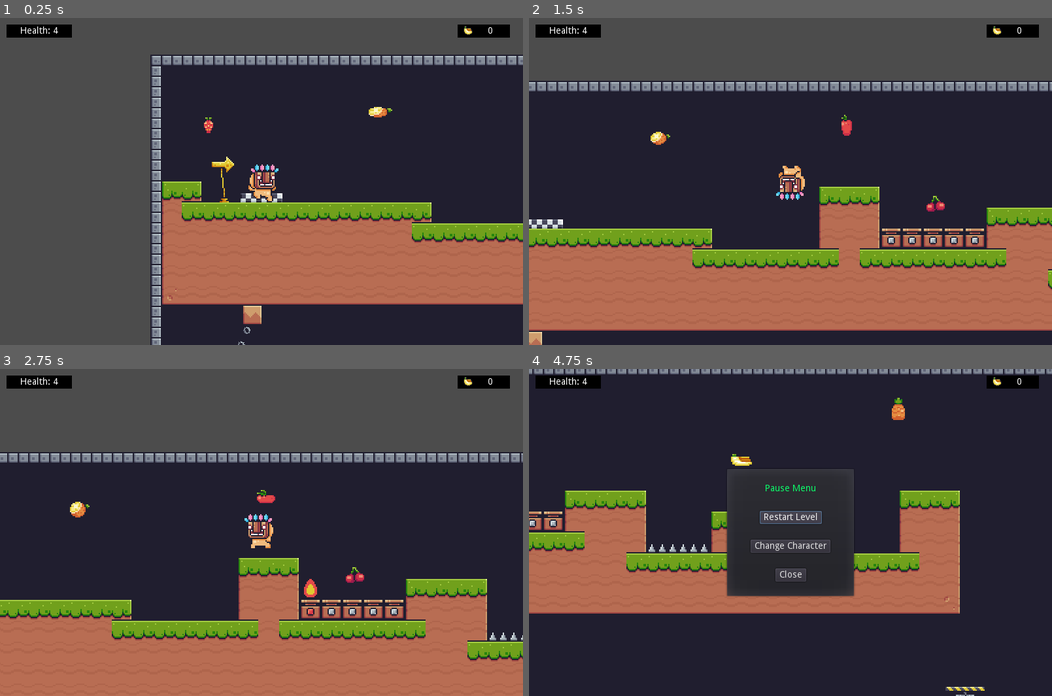
Above: before the commit, frames 1-4 (two rows, left to right).
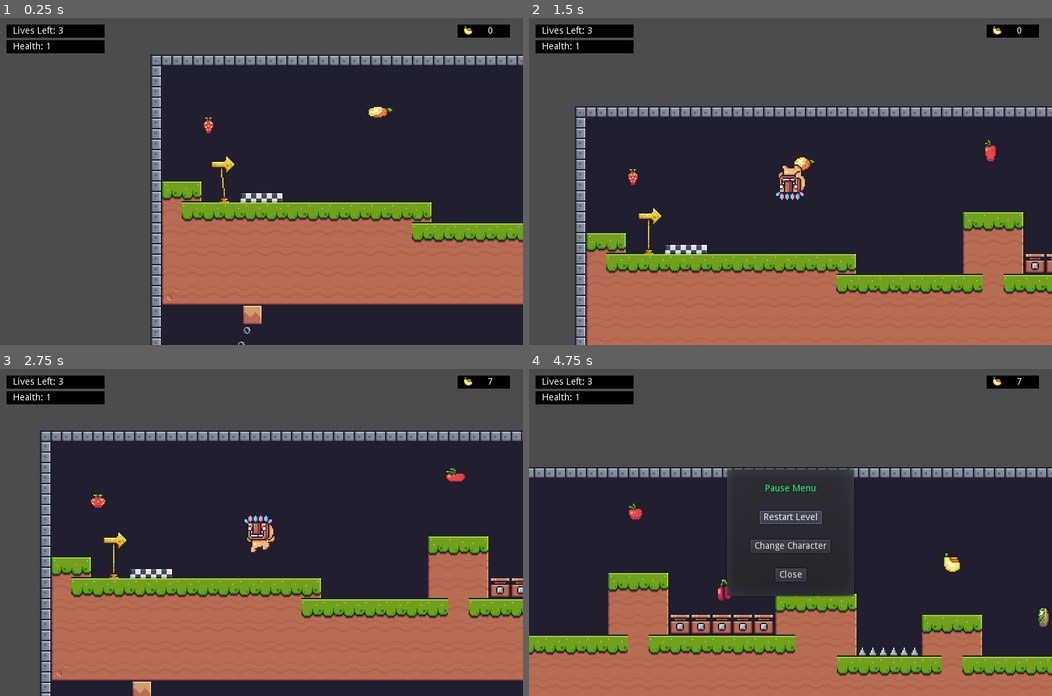
Above: after the commit, the same moments.

Repository: AJBoyle31/jack-zoey-adventure
Game: Godot game, scene res://levels/TestLevel.tscn
Same seed, same stepped clock (60 frames per second), same inputs: the game is played once before the commit and once after it. The project has no main scene, so this scene is started directly.
Inputs:
- Up to frame 1 (0.25 s): no input
- Up to frame 2 (1.5 s): hold W (jump) 0.53-1.28 s; hold Right (move_right) from 0.53 s (still down); tap W (jump) at 1.35 s
- Up to frame 3 (2.75 s): tap W (jump) at 1.52, 1.82 s; release Right (move_right) at 2.03 s; hold A (move_left) from 2.03 s (still down); hold W (jump) from 2.03 s (still down)
- Up to frame 4 (4.75 s): release A (move_left) at 2.78 s; release W (jump) at 2.78 s; hold Right (move_right) 2.78-4.25 s; tap W (jump) at 2.85, 3.02, 3.32 s; hold W (jump) 3.53-4.25 s; tap P (pause_menu) at 4.15 s; click "Restart Level" at 4.25 s

The runs differ from the first frame. In frame 1, 1.4% of the frame differs, in the area x 1-54%, y 2-56%; in frame 2, 36%; in frame 3, 38%; in frame 4, 68%, in the area x 0-100%, y 0-100%.

Commit message:
finally figured out player

Diff:
--- a/checkpoints/Start.gd
+++ b/checkpoints/Start.gd
@@ -1,13 +1,11 @@
 extends AnimatedSprite
 
-var player = preload("res://player/Player.tscn")
+
 
 
 func _ready():
 	play("moving")
-	var spawn = player.instance()
-	spawn.global_position = Vector2(global_position.x + 11, global_position.y)
-	get_parent().call_deferred("add_child", spawn)
+
 
 
 
--- a/effects/AppearingEffect.gd
+++ b/effects/AppearingEffect.gd
@@ -1,13 +1,9 @@
 extends AnimatedSprite
-
-
 
 func _ready():
 	frame = 0
 	play()
 
 
-
-
 func _on_AppearingEffect_animation_finished():
 	queue_free()
--- a/effects/DisappearingEffect.gd
+++ b/effects/DisappearingEffect.gd
@@ -1,6 +1,4 @@
 extends AnimatedSprite
-
-
 
 
 func _ready():
--- a/hud/CharacterSelect.gd
+++ b/hud/CharacterSelect.gd
@@ -31,3 +31,4 @@
 func change_character(_character):
 	hide()
 	Stats.character = _character
+	get_tree().set_pause(false)
--- a/hud/HUD.gd
+++ b/hud/HUD.gd
@@ -17,6 +17,8 @@
 onready var health = $Health/Health/Label
 onready var pauseMenu = $PauseMenu
 onready var characterSelect = $CharacterSelect
+onready var lives = $Health/Lives/Label
+onready var gameOver = $GameOver
 
 
 var t = true
@@ -24,8 +26,11 @@
 func _ready():
 	Score.connect("score_changed", self, "update_score")
 	Stats.connect("health_changed", self, "update_health")
+	Stats.connect("lives_changed", self, "update_lives")
 	pauseMenu.connect("change_player", self, "show_characters")
 	update_health(Stats.health)
+	update_lives(Stats.lives)
+	gameOver.visible = false
 
 
 func _process(_delta):
@@ -45,11 +50,18 @@
 #	scorekeeper_children[1].text = _score
 #	score.add_child(scorekeeper)
 
-func update_health(value):
-	health.text = "Health: " + str(value)
+func update_health(_value):
+	health.text = "Health: " + str(_value)
 
-func update_score(value):
-	score.text = str(value)
+
+func update_score(_value):
+	score.text = str(_value)
+
+func update_lives(_value):
+	if _value >= 0:
+		lives.text = "Lives Left: " + str(_value)
+	elif _value < 0:
+		gameOver.visible = true
 
 
 func _on_Restart_pressed():
@@ -59,3 +71,7 @@
 func show_characters():
 	pauseMenu.hide()
 	characterSelect.show()
+
+
+func _on_RestartButton_pressed():
+	get_tree().reload_current_scene()
--- a/hud/HUD.tscn
+++ b/hud/HUD.tscn
@@ -20,30 +20,49 @@
 gradient = SubResource( 3 )
 
 [node name="HUD" type="CanvasLayer"]
+pause_mode = 2
 script = ExtResource( 3 )
 
-[node name="Health" type="HBoxContainer" parent="."]
+[node name="Health" type="VBoxContainer" parent="."]
 margin_left = 10.0
 margin_top = 10.0
 margin_right = 160.0
 margin_bottom = 30.0
 rect_min_size = Vector2( 150, 20 )
+
+[node name="Lives" type="NinePatchRect" parent="Health"]
+margin_right = 150.0
+margin_bottom = 20.0
+rect_min_size = Vector2( 115, 20 )
+texture = SubResource( 2 )
+__meta__ = {
+"_edit_use_anchors_": false
+}
+
+[node name="Label" type="Label" parent="Health/Lives"]
+margin_left = 10.0
+margin_right = 100.0
+margin_bottom = 20.0
+rect_min_size = Vector2( 100, 20 )
+text = "Lives Left: ?"
+valign = 1
 __meta__ = {
 "_edit_use_anchors_": false
 }
 
 [node name="Health" type="NinePatchRect" parent="Health"]
-margin_right = 100.0
-margin_bottom = 20.0
-rect_min_size = Vector2( 100, 20 )
+margin_top = 24.0
+margin_right = 150.0
+margin_bottom = 44.0
+rect_min_size = Vector2( 115, 20 )
 texture = SubResource( 2 )
 
 [node name="Label" type="Label" parent="Health/Health"]
+margin_left = 10.0
 margin_right = 100.0
 margin_bottom = 20.0
 rect_min_size = Vector2( 100, 20 )
 text = "Health: ?"
-align = 1
 valign = 1
 __meta__ = {
 "_edit_use_anchors_": false
@@ -93,8 +112,43 @@
 }
 
 [node name="PauseMenu" parent="." instance=ExtResource( 2 )]
-visible = false
 
 [node name="CharacterSelect" parent="." instance=ExtResource( 4 )]
 margin_top = -91.5
 margin_bottom = 91.5
+
+[node name="GameOver" type="CenterContainer" parent="."]
+visible = false
+anchor_left = 0.5
+anchor_top = 0.5
+anchor_right = 0.5
+anchor_bottom = 0.5
+margin_left = -75.0
+margin_top = -37.5
+margin_right = 75.0
+margin_bottom = 37.5
+__meta__ = {
+"_edit_use_anchors_": false
+}
+
+[node name="VBoxContainer" type="VBoxContainer" parent="GameOver"]
+margin_left = 21.0
+margin_right = 129.0
+margin_bottom = 75.0
+rect_min_size = Vector2( 100, 75 )
+
+[node name="Label" type="Label" parent="GameOver/VBoxContainer"]
+margin_right = 108.0
+margin_bottom = 30.0
+rect_min_size = Vector2( 0, 30 )
+text = "GAME OVER"
+align = 1
+valign = 1
+
+[node name="RestartButton" type="Button" parent="GameOver/VBoxContainer"]
+margin_top = 34.0
+margin_right = 108.0
+margin_bottom = 54.0
+text = "Click to Restart"
+
+[connection signal="pressed" from="GameOver/VBoxContainer/RestartButton" to="." method="_on_RestartButton_pressed"]
--- a/hud/PauseMenu.gd
+++ b/hud/PauseMenu.gd
@@ -8,12 +8,13 @@
 
 func _process(_delta):
 	if Input.is_action_just_pressed("pause_menu"):
-		pass
+		get_tree().set_pause(true)
 
 
 
 func _on_Close_pressed():
 	hide()
+	get_tree().set_pause(false)
 
 
 func _on_Change_pressed():
--- /dev/null
+++ b/levels/Level.gd
@@ -0,0 +1,59 @@
+extends Node2D
+
+class_name Level
+
+
+#var player = preload("res://player/Player.tscn")
+var camera_zoom = Vector2(0.1,0.1)
+var is_game_over: bool = false
+
+onready var start = $Checkpoints/Start
+onready var finish = $Checkpoints/Finish
+onready var levelCamera = $LevelCamera
+onready var cameraDelayTimer = $CameraDelayTimer
+onready var spawnDelayTimer = $SpawnDelayTimer
+onready var player = $Player
+
+func _ready():
+	Stats.connect("player_dead", self, "player_dead")
+	Stats.connect("game_over", self, "game_over")
+	player.start_position = Vector2(start.global_position.x + 11, start.global_position.y + 5)
+	player.global_position = Vector2(start.global_position.x + 11, start.global_position.y + 5)
+
+
+
+func _process(_delta):
+	if is_game_over:
+		if camera_zoom < Vector2(1.5, 1.5):
+			camera_zoom += Vector2(0.01, 0.01)
+		levelCamera.set_zoom(camera_zoom)
+
+
+func spawn_player():
+	pass
+#	var spawn = player.instance()
+#	spawn.global_position = Vector2(start.global_position.x + 11, start.global_position.y + 5)
+#	get_parent().call_deferred("add_child", spawn)
+#	levelCamera.current = false
+
+func player_dead():
+	pass
+#	levelCamera.make_current()
+#	levelCamera.position = start.global_position
+#	spawnDelayTimer.start(0.3)
+
+
+func game_over():
+	print('game over')
+	cameraDelayTimer.start(0.3)
+
+
+
+func _on_SpawnDelayTimer_timeout():
+	spawn_player()
+
+
+func _on_CameraDelayTimer_timeout():
+	levelCamera.make_current()
+	levelCamera.position = Vector2(300, 300)
+	is_game_over = true
--- /dev/null
+++ b/levels/TestLevel.gd
@@ -0,0 +1 @@
+extends Node2D
--- a/levels/TestLevel.tscn
+++ b/levels/TestLevel.tscn
@@ -18,6 +18,8 @@
 [ext_resource path="res://traps/SpikeBall.tscn" type="PackedScene" id=16]
 [ext_resource path="res://traps/FallingPlatforms.tscn" type="PackedScene" id=17]
 [ext_resource path="res://checkpoints/Start.tscn" type="PackedScene" id=18]
+[ext_resource path="res://levels/Level.gd" type="Script" id=19]
+[ext_resource path="res://player/Player.tscn" type="PackedScene" id=20]
 
 [sub_resource type="Curve2D" id=1]
 _data = {
@@ -25,6 +27,7 @@
 }
 
 [node name="TestLevel" type="Node2D"]
+script = ExtResource( 19 )
 
 [node name="Borders" parent="." instance=ExtResource( 12 )]
 tile_data = PoolIntArray( 1, 2, 0, 2, 2, 1, 3, 2, 1, 4, 2, 1, 5, 2, 1, 6, 2, 1, 7, 2, 1, 8, 2, 1, 9, 2, 1, 10, 2, 1, 11 …(120292 unchanged characters)…
@@ -122,10 +125,25 @@
 
 [node name="HUD" parent="." instance=ExtResource( 11 )]
 
-[node name="Start" parent="." instance=ExtResource( 18 )]
+[node name="Checkpoints" type="Node2D" parent="."]
+
+[node name="Start" parent="Checkpoints" instance=ExtResource( 18 )]
 position = Vector2( 82, 81 )
 
-[node name="Finish" parent="." instance=ExtResource( 3 )]
+[node name="Finish" parent="Checkpoints" instance=ExtResource( 3 )]
 position = Vector2( 39, 465 )
 
+[node name="LevelCamera" type="Camera2D" parent="."]
+zoom = Vector2( 0.1, 0.1 )
+
+[node name="SpawnDelayTimer" type="Timer" parent="."]
+one_shot = true
+
+[node name="CameraDelayTimer" type="Timer" parent="."]
+
+[node name="Player" parent="." instance=ExtResource( 20 )]
+position = Vector2( 93, 95 )
+
 [connection signal="area_entered" from="Items/Apple" to="Items/Apple" method="_on_Fruit_area_entered"]
+[connection signal="timeout" from="SpawnDelayTimer" to="." method="_on_SpawnDelayTimer_timeout"]
+[connection signal="timeout" from="CameraDelayTimer" to="." method="_on_CameraDelayTimer_timeout"]
--- a/player/CharacterMover.gd
+++ b/player/CharacterMover.gd
@@ -12,6 +12,7 @@
 var body_velocity: Vector2
 var jump_one: bool
 var double_jump: bool
+var spawning: bool = false
 
 func set_body_to_move(_body_to_move: KinematicBody2D):
 	body_to_move = _body_to_move
@@ -60,19 +61,20 @@
 func _physics_process(delta):
 	if body_to_move == null:
 		return
-
-
-	if body_to_move.is_on_floor():
-		jump_one = false
-		double_jump = false
-	_velocity.y += GRAVITY * delta
-	var is_jump_interrupted = Input.is_action_just_released("jump") and _velocity.y < 0.0
-	if Input.is_action_just_pressed("jump"):
-		if jump_one:
-			if !double_jump:
-				double_jump = true
-	_velocity = calculate_move_velocity(_velocity, move_vec, SPEED, is_jump_interrupted, double_jump)
-	if _velocity.y > SPEED.y * 1.5:
-		_velocity.y = SPEED.y * 1.5
-	_velocity = body_to_move.move_and_slide(_velocity, Vector2.UP)
-	body_velocity = _velocity
+	elif spawning:
+		body_to_move.global_position = body_to_move.global_position.move_toward(body_to_move.start_position, delta * 250)
+	else:
+		if body_to_move.is_on_floor():
+			jump_one = false
+			double_jump = false
+		_velocity.y += GRAVITY * delta
+		var is_jump_interrupted = Input.is_action_just_released("jump") and _velocity.y < 0.0
+		if Input.is_action_just_pressed("jump"):
+			if jump_one:
+				if !double_jump:
+					double_jump = true
+		_velocity = calculate_move_velocity(_velocity, move_vec, SPEED, is_jump_interrupted, double_jump)
+		if _velocity.y > SPEED.y * 1.5:
+			_velocity.y = SPEED.y * 1.5
+		_velocity = body_to_move.move_and_slide(_velocity, Vector2.UP)
+		body_velocity = _velocity
--- a/player/Player.gd
+++ b/player/Player.gd
@@ -1,5 +1,6 @@
 extends KinematicBody2D
 
+export var health: int = 2
 
 
 var move_vec: Vector2 = Vector2.ZERO
@@ -9,34 +10,56 @@
 var current_animation
 var flip_player: bool = false
 var effect_in_process: bool = false
+var changing_character: bool = false
+var spawning: bool = false
+var playing: bool = false
+var god_mode_enabled: bool = false
+var start_position: Vector2 = Vector2.ZERO
 
 
 onready var characterMover = $CharacterMover
 onready var animationPlayer = $AnimationPlayer
 onready var animations = $Animations
 onready var effectTimer = $EffectTimer
-
+onready var spawnTimer = $SpawnTimer
+onready var hurtBox = $HurtBox/CollisionShape2D
+onready var collisionBox = $CollisionShape2D
 
 var AppearingEffect = preload("res://effects/AppearingEffect.tscn")
 var DisappearingEffect = preload("res://effects/DisappearingEffect.tscn")
 
+
 func _ready():
+	visible = false
 	characterMover.set_body_to_move(self)
 	animationPlayer.set_body_to_animate(self)
 	Stats.connect("player_dead", self, "player_dead")
 	Stats.connect("character_changed", self, "change_character")
+	Stats.connect("game_over", self, "game_over")
+	Stats.set_health(health)
+	spawnTimer.start(0.5)
+
 
 
 
 func _physics_process(_delta):
 	if dead:
 		return
-	if Input.is_action_just_pressed("reset_scene"):
+	elif spawning:
+		if global_position == start_position:
+			spawning = false
+			characterMover.spawning = false
+			create_appearing_effect()
+			hurtBox.disabled = false
+			collisionBox.disabled = false
+			Stats.set_health(health)
+	elif Input.is_action_just_pressed("reset_scene"):
 		get_tree().reload_current_scene()
-	move_vec = get_direction()
-	characterMover.set_move_vec(move_vec)
-	animationPlayer.enable_double_jump(characterMover.double_jump)
-	animationPlayer.update_animation(move_vec, characterMover.body_velocity)
+	elif playing:
+		move_vec = get_direction()
+		characterMover.set_move_vec(move_vec)
+		animationPlayer.enable_double_jump(characterMover.double_jump)
+		animationPlayer.update_animation(move_vec, characterMover.body_velocity)
 
 
 func get_direction():
@@ -53,6 +76,7 @@
 		set_facing_direction()
 		current_animation.show()
 
+
 func set_facing_direction() -> void:
 	if flip_player:
 		current_animation.scale.x = -1
@@ -61,19 +85,51 @@
 
 
 func _on_HurtBox_area_entered(area):
-	if area.damage == 0:
-		return
-	elif !hit_delay:
-		hit_delay = true
-		animationPlayer.player_hurt(true)
-		Stats.health = area.damage
+	if !god_mode_enabled:
+		if area.damage == 0:
+			return
+		elif !hit_delay:
+			hit_delay = true
+			animationPlayer.player_hurt(true)
+			Stats.health = area.damage
 
 
 
 func change_character():
+	playing = false
+	changing_character = true
 	effect_in_process = true
 	visible = false
 	create_appearing_effect()
+
+
+
+func create_appearing_effect():
+	effectTimer.start(0.6)
+	var effect = AppearingEffect.instance()
+	get_parent().add_child(effect)
+	effect.global_position = global_position
+	animationPlayer.player_hurt(false)
+
+
+func create_disappearing_effect():
+	visible = false
+	effectTimer.start(0.3)
+	var effect = DisappearingEffect.instance()
+	get_parent().add_child(effect)
+	effect.global_position = global_position
+
+
+func _on_EffectTimer_timeout():
+	if dead:
+		pass
+	elif spawning:
+		characterMover.spawning = true
+		hurtBox.set_deferred("disabled", true)
+		collisionBox.set_deferred("disabled", true)
+	else:
+		change_character_animations(Stats.character)
+
 
 
 func change_character_animations(_character: int):
@@ -83,22 +139,14 @@
 		x += 1
 	visible = true
 	effect_in_process = false
+	changing_character = false
+	spawning = false
+	playing = true
 
 
-func create_appearing_effect():
-	effectTimer.start(0.3)
-	var effect = AppearingEffect.instance()
-	get_parent().add_child(effect)
-	effect.global_position = global_position
 
-
-func create_disappearing_effect():
-	var effect = DisappearingEffect.instance()
-	get_parent().add_child(effect)
-	effect.global_position = global_position
-
-func _on_EffectTimer_timeout():
-	change_character_animations(Stats.character)
+func _on_SpawnTimer_timeout():
+	create_appearing_effect()
 
 
 func _on_AnimationPlayer_animation_finished(anim_name):
@@ -113,6 +161,21 @@
 
 
 func player_dead():
+	spawning = true
+	playing = false
+	create_disappearing_effect()
+	Stats.lives = 1
+
+func game_over():
 	dead = true
-	#print("bummer")
-	queue_free()
+	create_disappearing_effect()
+
+
+
+
+#ALSO NEED TO WORK UP OTHER CHECKPOINTS SPRITES AND ADD IN LOGIC FOR CHECKPOINTS i.e. EVERY CHECKPOINT HIT
+#THE LEVEL TRACKS IT AND THEN THE PLAYER RESTARTS AT THAT CHECKPOINT
+
+#SWAPPED LOGIC AROUND SO THAT THE PLAYER ISN'T SPAWNED BY THE LEVEL. THE PLAYER IS ALREADY ON THE LEVEL, JUST HIDDEN
+#RUNNING INTO AN ISSUE WHERE THE PLAYER IS LOSING LIVES ON THE WAY BACK TO RESPAWN
+#THE SPAWNING AND EFFECT LOGIC IS BECOMING SPAGHETTI LIKE
--- a/player/Player.tscn
+++ b/player/Player.tscn
@@ -135,9 +135,11 @@
 height = 6.0
 
 [node name="Player" type="KinematicBody2D"]
+visible = false
 collision_layer = 2
 collision_mask = 97
 script = ExtResource( 9 )
+health = 1
 
 [node name="CollisionShape2D" type="CollisionShape2D" parent="."]
 position = Vector2( 0, 4 )
@@ -151,7 +153,6 @@
 hframes = 6
 
 [node name="idle" type="Sprite" parent="Animations"]
-visible = false
 texture = ExtResource( 4 )
 hframes = 11
 frame = 10
@@ -161,6 +162,7 @@
 texture = ExtResource( 5 )
 
 [node name="hit" type="Sprite" parent="Animations"]
+visible = false
 texture = ExtResource( 6 )
 hframes = 7
 
@@ -206,8 +208,13 @@
 wait_time = 0.3
 one_shot = true
 
+[node name="SpawnTimer" type="Timer" parent="."]
+wait_time = 0.5
+one_shot = true
+
 [connection signal="animation_finished" from="AnimationPlayer" to="." method="_on_AnimationPlayer_animation_finished"]
 [connection signal="area_entered" from="HurtBox" to="." method="_on_HurtBox_area_entered"]
 [connection signal="timeout" from="EffectTimer" to="." method="_on_EffectTimer_timeout"]
+[connection signal="timeout" from="SpawnTimer" to="." method="_on_SpawnTimer_timeout"]
 
 [editable path="HurtBox"]
--- a/player/Stats.gd
+++ b/player/Stats.gd
@@ -1,8 +1,10 @@
 extends Node
 
 signal health_changed(value)
+signal lives_changed
 signal player_dead
 signal character_changed
+signal game_over
 
 enum characters {
 	MASKDUDE,
@@ -12,21 +14,35 @@
 }
 
 
-export var health: int = 4 setget health_changed
+var health: int = 4 setget health_changed
 var character = characters.MASKDUDE setget character_changed
+var lives: int = 3 setget lives_changed
 
 func _ready():
-	pass
+	set_lives(lives)
 
 func set_health(_health: int):
 	health = _health
 	emit_signal("health_changed", health)
 
+func set_lives(_lives: int):
+	lives = _lives
+	emit_signal("lives_changed", lives)
+
+func lives_changed(_value: int):
+	lives -= _value
+	emit_signal("lives_changed", lives)
+	if lives < 0:
+		lives = 0
+		emit_signal("game_over")
+
+
 func health_changed(_value: int):
 	health -= _value
 	emit_signal("health_changed", health)
-	if health < 1:
-		print("dead :( ")
+	if health < 1 and lives == 0:
+		emit_signal("game_over")
+	elif health < 1 and lives > 0:
 		emit_signal("player_dead")
 
 func character_changed(_character: String):
--- a/project.godot
+++ b/project.godot
@@ -18,10 +18,16 @@
 "class": "Fruit",
 "language": "GDScript",
 "path": "res://items/fruits/Fruit.gd"
+}, {
+"base": "Node2D",
+"class": "Level",
+"language": "GDScript",
+"path": "res://levels/Level.gd"
 } ]
 _global_script_class_icons={
 "CharacterMover": "",
-"Fruit": ""
+"Fruit": "",
+"Level": ""
 }
 
 [application]
Not shown: 1 places in levels/TestLevel.tscn that only renumber resources
